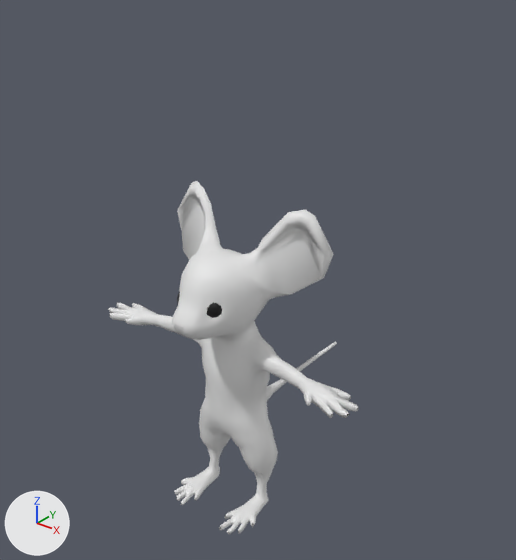
One commit to the Blender file Mouse/Low Poly Mouse.blend: the scene before it, then after it.
Both versions are drawn from a 50 mm lens placed at (9.06, -10.22, 8.78), pointed at (-0.94, 2.29, 1.03). Lighting does not change. The marker at lower left points along +X, +Y and +Z.

Objects in the first picture: 'Mouse.001'.
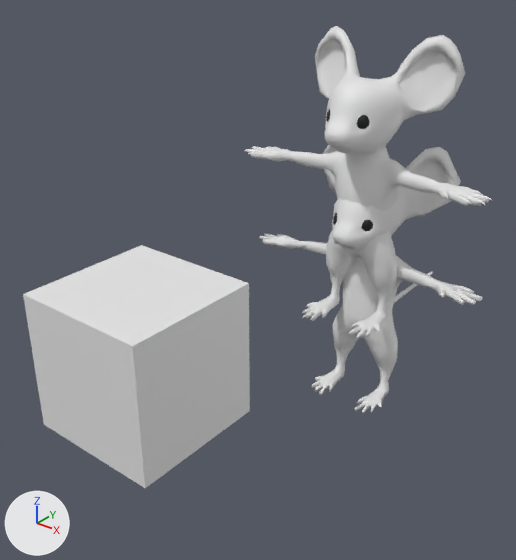
Changed parts and their boxes (x1, y1, x2, y2) in the pictures (516 x 560 px):
```json
{"object": "Cube", "change": "shown", "after": [23, 245, 250, 488]}
{"object": "Mouse.001", "change": "moved", "before": [108, 181, 359, 534], "after": [260, 145, 483, 413]}
{"object": "Mouse.002", "change": "added", "after": [245, 26, 492, 338], "faces in mat_material_002 (white #e7e7e7)": [245, 26, 492, 338], "faces in mat_material_001 (black #0c0c0c)": [326, 109, 370, 129]}
```

The change, as JSON lines over the scene's bpy script:
```json
{"op": "add", "block": "mat_material_002", "code": ["mat_material_002 = principled_material('Material.002')", "mat_material_002.base_color = (0.8, 0.8, 0.8)  # white #e7e7e7"]}
{"op": "add", "block": "mat_material_001", "code": ["mat_material_001 = principled_material('Material.001')", "mat_material_001.base_color = (0.00364, 0.00364, 0.00364)  # black #0c0c0c"]}
{"op": "add", "block": "me_mouse_002", "code": ["me_mouse_002 = bpy.data.meshes.new('Mouse.002')", "me_mouse_002.from_pydata(...)  # 5088 vertices, 5108 faces; spans x -3.55..3.55, y -7.14..0.42, z -1.72..4.34", "# faces by material slot: [4596, 512]", "me_mouse_002.materials.append(mat_material_002)  # white #e7e7e7", "me_mouse_002.materials.append(mat_material_001)  # black #0c0c0c"]}
{"op": "remove", "block": "ob_cube", "code": "ob_cube.hide_set(True)"}
{"op": "set", "path": "ob_mouse_001.location", "old": "(-0.01, -0.25, -0.5)", "new": "(0.0, 5.65, -0.49)"}
{"op": "add", "block": "ob_mouse_002", "code": ["ob_mouse_002 = bpy.data.objects.new('Mouse.002', me_mouse_002)", "ob_mouse_002.location = (0.0, 5.65, -0.49)", "ob_mouse_002.rotation_euler = (-1.571, 0.0, 0.0)  # degrees (-90, 0, 0)"]}
```
